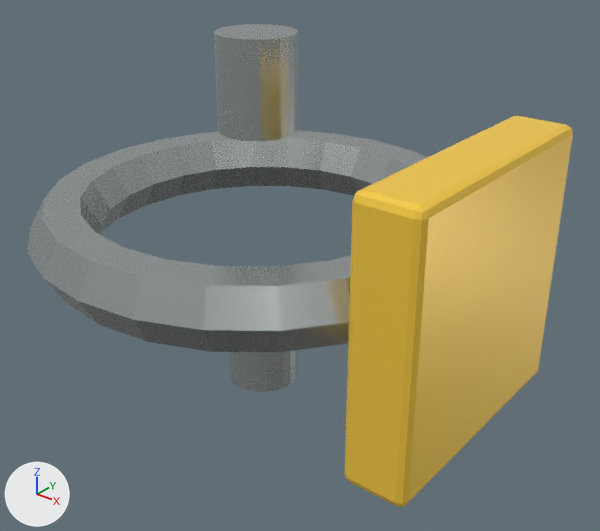
A saved change to the glTF model assets/models/items/item-screws/item-screws_variant_b.glb.
Rendered twice from a camera (50 mm lens) standing at (0.674, -0.759, 0.721) and looking at (0.065, 0.003, 0.249). Arrows for +X, +Y and +Z are at lower left; the lights stay in place. The picture after the commit comes second. Objects named as collision shapes, trigger or cutter boxes, shadow casters or lower levels of detail are left out. Where no turn or scale is listed for an object, it has been applied to the vertices.

Names of what the first picture shows: 'Coil end', 'Coil end.001', 'Coiled conductor', 'Variant reinforcement'.
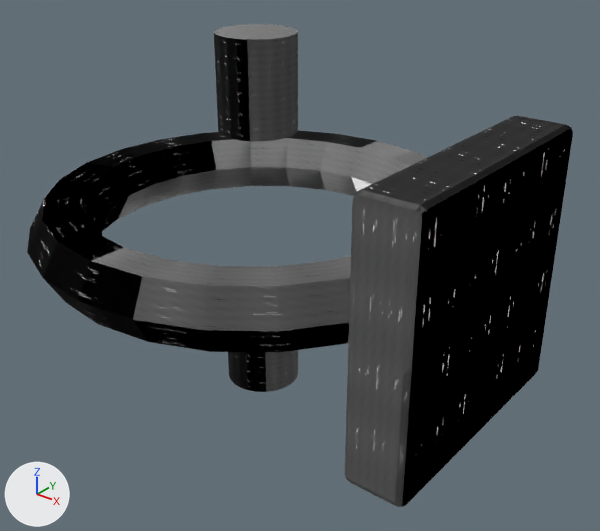
The newer file is also turned or shifted as a whole; pictures and numbers use the older file's frame.

Where the change shows, as pixel boxes [x1, y1, x2, y2] in the pictures (600 x 531 px):
```json
{"object": "Variant reinforcement", "change": "surface changed", "before": [345, 116, 573, 507], "after": [345, 116, 573, 507], "on screen": "yellow to black"}
{"object": "Coiled conductor", "change": "surface changed", "before": [27, 130, 427, 352], "after": [27, 130, 427, 352], "on screen": "light grey to grey"}
{"object": "Coil end", "change": "surface changed", "before": [214, 24, 298, 141], "after": [214, 24, 298, 141], "on screen": "darker"}
{"object": "Coil end.001", "change": "surface changed", "before": [228, 350, 298, 392], "after": [228, 350, 298, 392], "on screen": "light grey to black"}
```

Scene script edits in JSON lines:
```json
{"op": "add", "block": "img_metal_roughness_001", "code": ["img_metal_roughness_001 = load_image('metal_roughness.001', '_unpacked/metal_roughness.001', 256, 256, 'Non-Color')"]}
{"op": "add", "block": "img_metal_height", "code": ["img_metal_height = load_image('metal_height', '_unpacked/metal_height', 256, 256, 'Non-Color')"]}
{"op": "add", "block": "img_metal_albedo", "code": ["img_metal_albedo = load_image('metal_albedo', '_unpacked/metal_albedo', 256, 256, 'sRGB')"]}
{"op": "add", "block": "img_metal_roughness", "code": ["img_metal_roughness = load_image('metal_roughness', '_unpacked/metal_roughness', 256, 256, 'Non-Color')"]}
{"block": "mat_item_brushed_metal", "change": "nodes: BsdfPrincipled, OutputMaterial"}
{"block": "mat_item_brushed_metal", "change": "colours: light grey #b8bfbf"}
{"block": "mat_item_brushed_metal", "change": "nodes: BsdfPrincipled, Math, NormalMap, OutputMaterial, SeparateColor, TexImage x3"}
{"block": "mat_item_brushed_metal", "change": "uses the picture img_metal_albedo"}
{"block": "mat_item_brushed_metal", "change": "uses the picture img_metal_height"}
{"block": "mat_item_brushed_metal", "change": "uses the picture img_metal_roughness"}
{"block": "mat_item_safety_yellow", "change": "nodes: BsdfPrincipled, OutputMaterial"}
{"block": "mat_item_safety_yellow", "change": "colours: yellow #ffd345"}
{"block": "mat_item_safety_yellow", "change": "nodes: BsdfPrincipled, Math, NormalMap, OutputMaterial, SeparateColor, TexImage x3"}
{"block": "mat_item_safety_yellow", "change": "uses the picture img_metal_albedo"}
{"block": "mat_item_safety_yellow", "change": "uses the picture img_metal_height"}
{"block": "mat_item_safety_yellow", "change": "uses the picture img_metal_roughness_001"}
```
